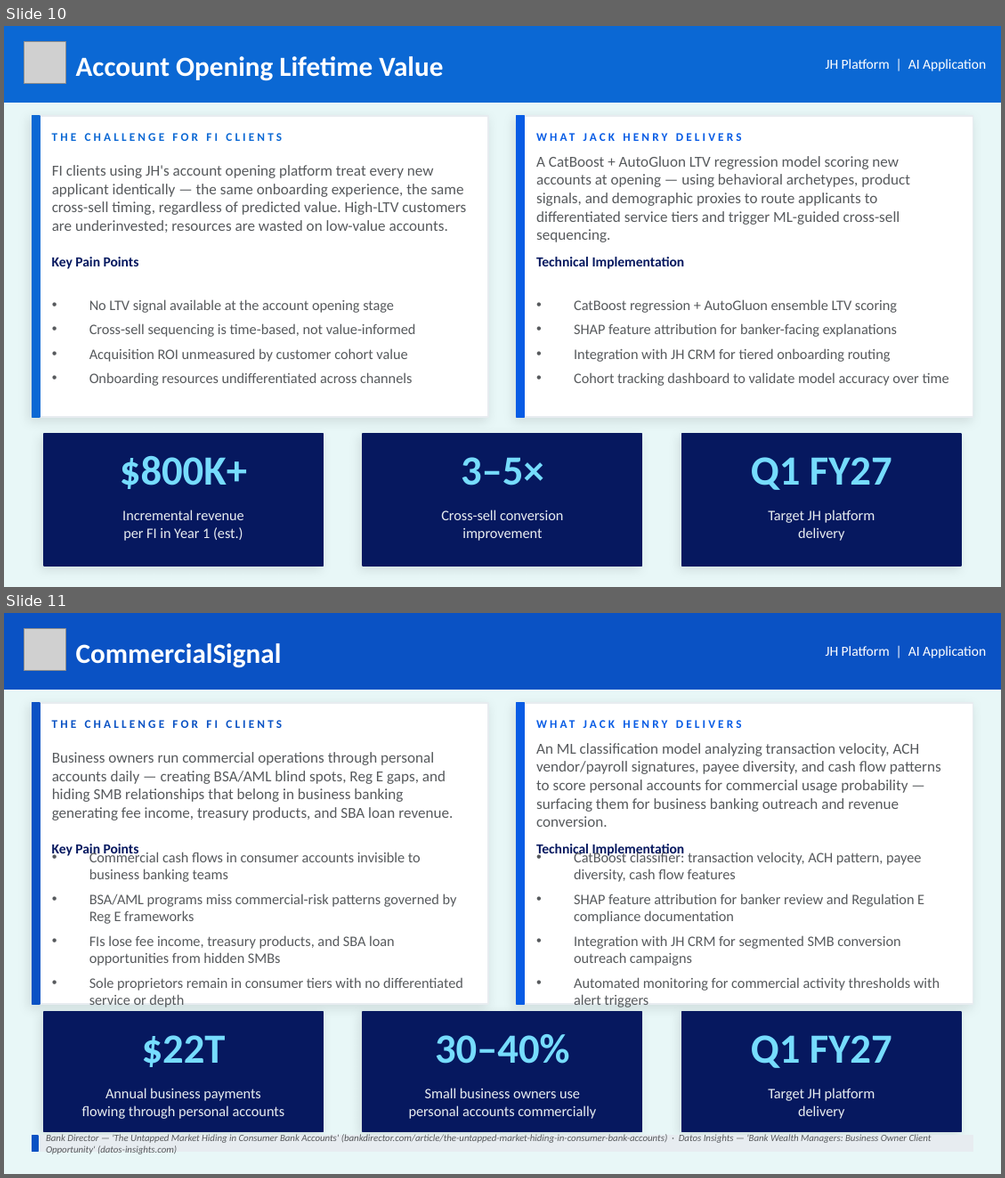
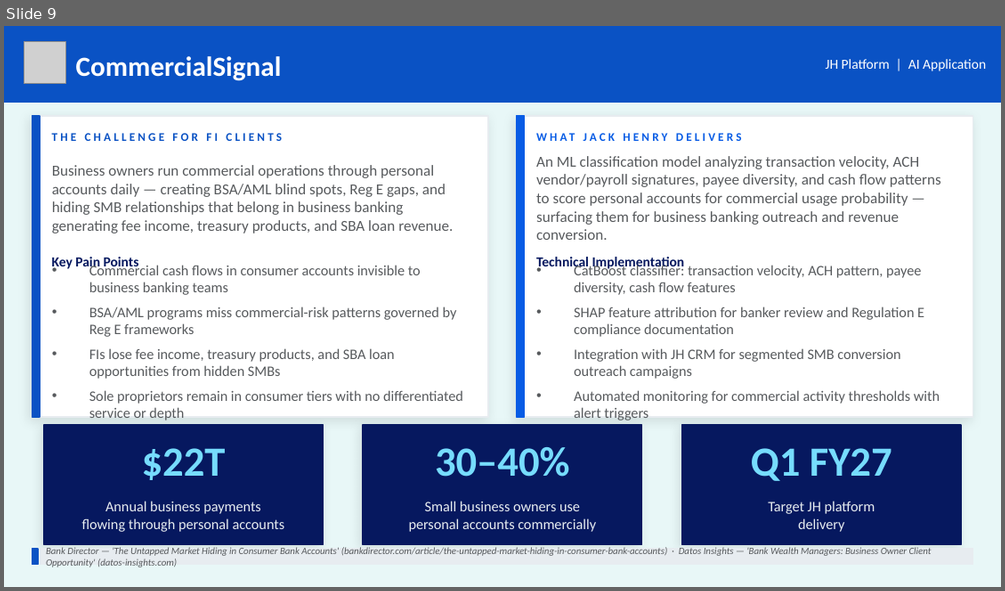
Before and after one commit to MonkeyWrenchGang/jhai_presentations, a slide deck: JH_DS_Strategy_JHBI.pptx. Shown one above the other, each under a label of ours: slides 10 and 11 before the commit, slide 9 after it. The pictures are 1005x1178 and 1005x591 pixels, drawn with LibreOffice and Linux fonts; fonts in the diff are those of the drawing; grey boxes stand for pictures. Boxes give left, top, right and bottom in pixels: in the first picture for what was removed or moved away, otherwise in the second. Text is boxed around its words. In the diff, an @@ line names an element or a change of style, - is before the commit and + after.

```diff
--- a/JH_DS_Strategy_JHBI.pptx
+++ b/JH_DS_Strategy_JHBI.pptx
@@ slide 10 removed at box(4, 26, 1001, 587), background #E8F7F7 @@
@@ rectangle removed at box(4, 26, 1001, 102) @@
@@ picture removed at box(24, 42, 65, 84) @@
@@ text removed at box(76, 56, 443, 81) @@
-Account Opening Lifetime Value
@@ text removed at box(825, 59, 986, 71) @@
-JH Platform | AI Application
@@ rectangle removed at box(32, 116, 488, 417) @@
@@ rectangle removed at box(32, 116, 40, 417) @@
@@ rectangle removed at box(517, 116, 973, 417) @@
@@ rectangle removed at box(517, 116, 525, 417) @@
@@ text removed at box(536, 123, 959, 151) @@
-WHAT JACK HENRY DELIVERS
@@ text removed at box(52, 133, 282, 141) @@
-THE CHALLENGE FOR FI CLIENTS
@@ text removed at box(536, 156, 910, 242) @@
-A CatBoost + AutoGluon LTV regression model scoring new accounts at opening — using behavioral archetypes, product signals, and demographic proxies to route applicants to differentiated service tiers and trigger ML-guided cross-sell sequencing.
@@ text removed at box(52, 165, 466, 232) @@
-FI clients using JH's account opening platform treat every new applicant identically — the same onboarding experience, the same cross-sell timing, regardless of predicted value. High-LTV customers are underinvested; resources are wasted on low-value accounts.
@@ text removed at box(52, 257, 139, 269) @@
-Key Pain Points
@@ text removed at box(536, 257, 685, 269) @@
-Technical Implementation
@@ text removed at box(89, 299, 416, 386) @@
-• No LTV signal available at the account opening stage
-• Cross-sell sequencing is time-based, not value-informed
-• Acquisition ROI unmeasured by customer cohort value
-• Onboarding resources undifferentiated across channels
@@ text removed at box(574, 299, 949, 386) @@
-• CatBoost regression + AutoGluon ensemble LTV scoring
-• SHAP feature attribution for banker-facing explanations
-• Integration with JH CRM for tiered onboarding routing
-• Cohort tracking dashboard to validate model accuracy over time
@@ rectangle removed at box(44, 434, 323, 565) @@
@@ rectangle removed at box(363, 434, 642, 565) @@
@@ rectangle removed at box(682, 434, 961, 565) @@
@@ text removed at box(120, 456, 247, 489) @@
-$800K+
@@ text removed at box(461, 457, 544, 485) @@
-3–5×
@@ text removed at box(751, 457, 892, 490) @@
-Q1 FY27
@@ text removed at box(122, 509, 244, 540) @@
-Incremental revenue
-per FI in Year 1 (est.)
@@ text removed at box(441, 509, 563, 540) @@
-Cross-sell conversion
-improvement
@@ text removed at box(768, 509, 875, 540) @@
-Target JH platform
-delivery
@@ what was slide 11 is now slide 9 @@
```
Also in this commit, not shown: 7 slides changed, 2 slides added, 2 other slides removed, 3 other files.
